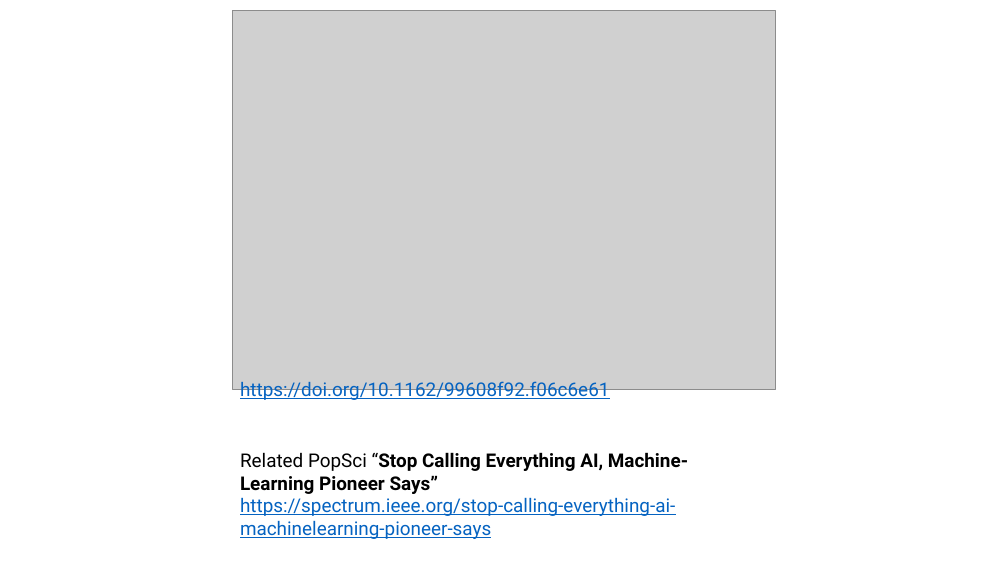
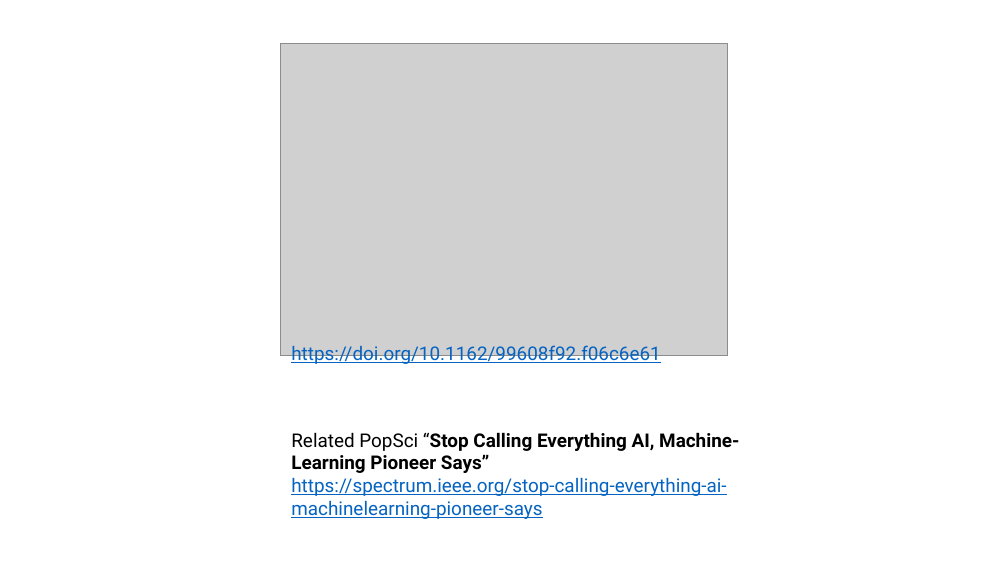
Before and after one commit to DylanLawless/DylanLawless.github.io, a slide deck: slide 5 of pages/usage_examples/uses_pitch.pptx. Drawn at 1008x567 pixels with LibreOffice and Linux fonts; fonts in the diff are those of the drawing; grey boxes stand for pictures. Boxes give left, top, right and bottom in pixels: in the first picture for what was removed or moved away, otherwise in the second. Text is boxed around its words. In the diff, an @@ line names an element or a change of style, - is before the commit and + after.

```diff
--- a/pages/usage_examples/uses_pitch.pptx
+++ b/pages/usage_examples/uses_pitch.pptx
@@ picture: place and size @@
-picture at (233, 11, 776, 389)
+picture at (280, 43, 727, 356)
@@ text "https://doi.org/10.1162/99608f92.f06c6e61": place and size @@
-text "https://doi.org/10.1162/99608f92.f06c6e61" at (240, 381, 609, 402)
+text "https://doi.org/10.1162/99608f92.f06c6e61" at (291, 345, 660, 366)
@@ text "Related PopSci “Stop Calling Everything ...": place and size @@
-text "Related PopSci “Stop Calling Everything ..." at (240, 452, 688, 539)
+text "Related PopSci “Stop Calling Everything ..." at (291, 432, 739, 519)
```
Also in this commit, not shown: 5 other slides changed, 1 slide added, 3 other files.
